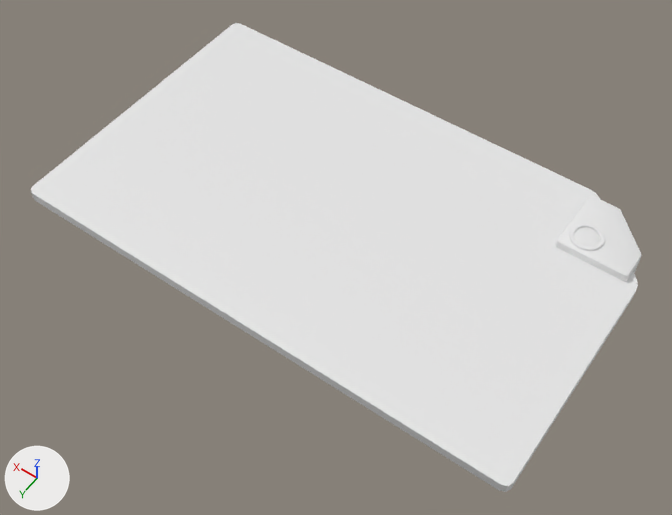
The Blender file Model Assetts Raw/Phone.blend as it was, and as the next commit left it.
One viewpoint serves both versions: a 50 mm lens placed at (-12.5, 18.1, 25.6), pointed at (-0.4, 1.2, -1.0). Lighting does not change. The marker at lower left points along +X, +Y and +Z.
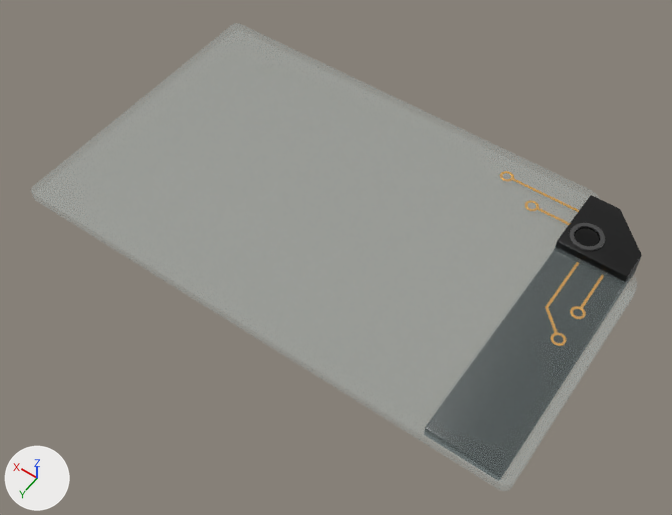
What differs and where, as boxes [x1, y1, x2, y2] in the pictures (672 x 515 px):
'Cube', reshaped: before [31, 23, 638, 492]; after [31, 23, 637, 491]
'Cube.001', recoloured (white to black): [556, 195, 642, 282] in both
'Cylinder.001', recoloured (white to grey): [569, 223, 605, 251] in both
'Sphere.001', recoloured (white to black): [574, 227, 600, 246] in both
part 1 of me_cube, built on: before [31, 192, 636, 492]; after [31, 23, 637, 491]
part 2 of me_cube, recoloured (white to grey): [31, 23, 637, 485] in both

The change, as a list of edits to the scene's bpy script:
```text
Add mat_blackglass:
    mat_blackglass = principled_material('BlackGlass')
    mat_blackglass.base_color = (0.0, 0.0, 0.0)  # black #000000
    mat_blackglass.metallic = 0.331
    mat_blackglass.roughness = 0.134
Add mat_black_metal_001:
    mat_black_metal_001 = principled_material('Black Metal.001')
    mat_black_metal_001.base_color = (0.0766, 0.0766, 0.0766)  # dark grey #4e4e4e
    mat_black_metal_001.metallic = 0.331
    mat_black_metal_001.roughness = 0.35
Add mat_black_metal:
    mat_black_metal = principled_material('Black Metal')
    mat_black_metal.base_color = (0.00808, 0.00808, 0.00808)  # black #161616
    mat_black_metal.metallic = 0.331
    mat_black_metal.roughness = 0.35
Add mat_glass:
    mat_glass = principled_material('Glass')
    mat_glass.base_color = (0.663, 0.8, 0.8)  # white #d5e7e7
    mat_glass.alpha = 0.118
Change me_cube:
    used by ob_cube; location = (0.0, 0.0, 0.0)
    remove me_cube.from_pydata(...)  # 30 vertices, 17 faces; spans x -10.0..10.0, y -6.0..6.0, z -0.2..0.2
    add me_cube.from_pydata(...)  # 90 vertices, 77 faces; spans x -10.0..10.0, y -6.0..6.0, z -0.2..0.2
    me_cube part 1
    15 faces are deleted
    60 vertices are added at x -10.0..10.0, y -6.0..6.0, z -0.2..0.2
    75 new faces join them
    me_cube part 2: 2 faces spanning x -10.0..10.0, y -6.0..6.0, z -0.2..0.2 switch from mat_material (its picture is missing) to mat_glass (white #d5e7e7)
Change me_cube_001:
    where me_cube_001.from_pydata(...)  # 214 vertices, 212 faces; spans x -1.34..1.34, y -1.34..9.82, z -0.5..0.5
    add me_cube_001.materials.append(mat_black_metal)  # black #161616
Change me_cylinder_002:
    where me_cylinder_002.from_pydata(...)  # 256 vertices, 194 faces; spans x -0.98..0.98, y -0.98..0.98, z -0.12..0.12
    add me_cylinder_002.materials.append(mat_black_metal_001)  # dark grey #4e4e4e
Change me_sphere_001:
    where me_sphere_001.from_pydata(...)  # 193 vertices, 192 faces; spans x -0.92..0.92, y -0.92..0.92, z -0.11..0.15
    add me_sphere_001.materials.append(mat_blackglass)  # black #000000
```
